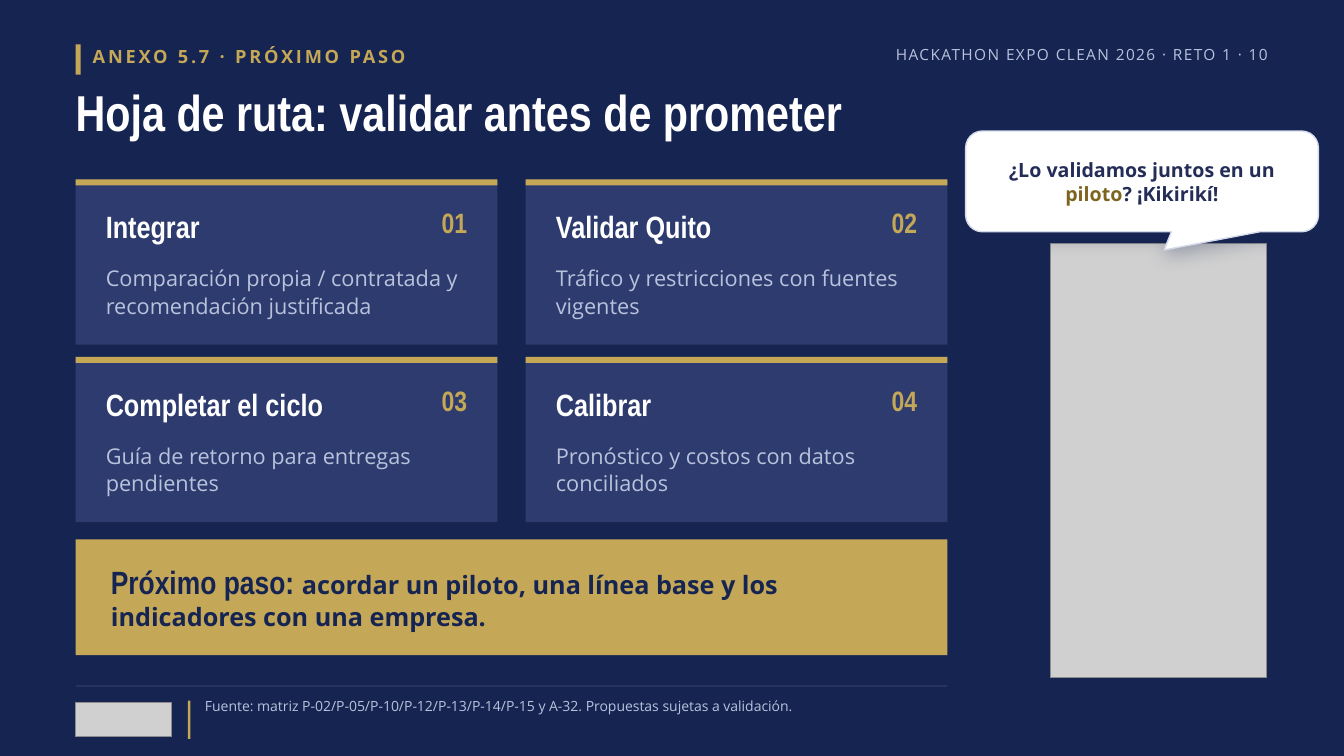
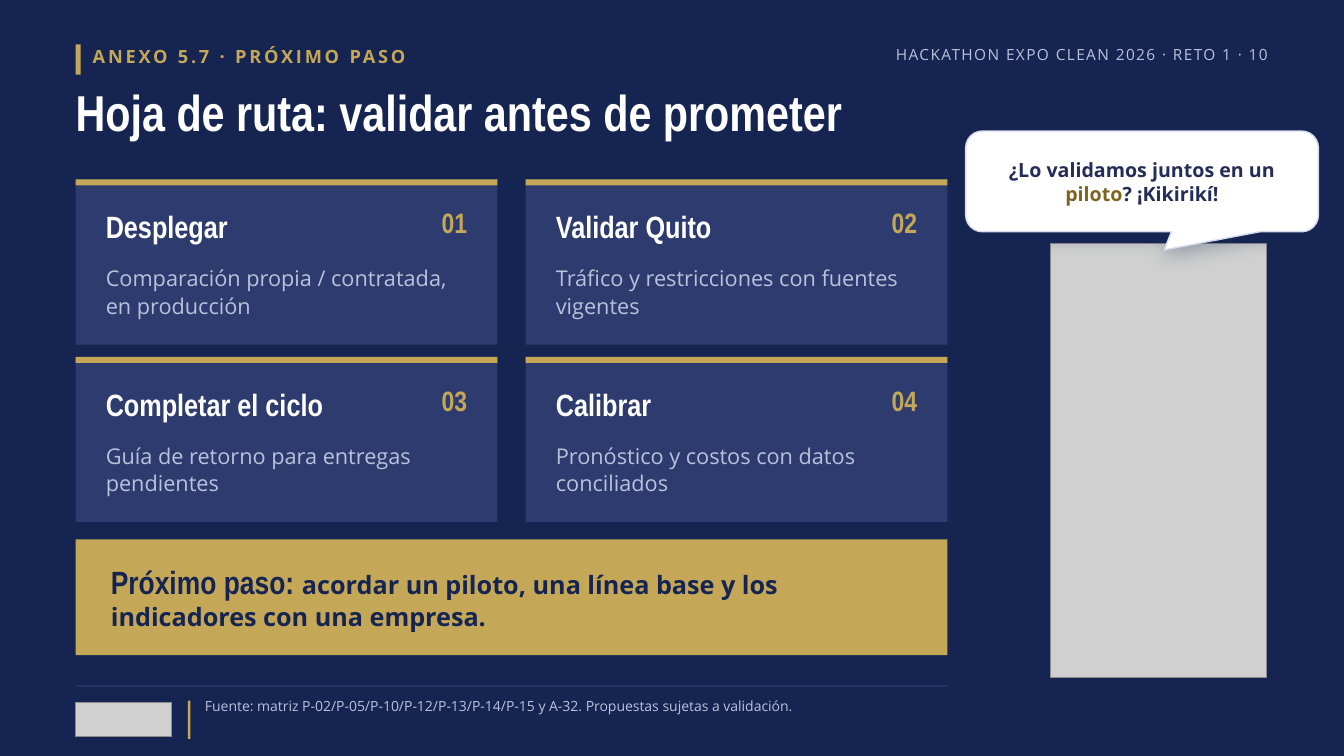
Before and after one commit to bryancito1090/istpetdev-platform, a slide deck: slide 10 of docs/specs/006-validacion-pitch-entrega/materiales/pitch-v3.pptx. Drawn at 1344x756 pixels with LibreOffice and Linux fonts; fonts in the diff are those of the drawing; grey boxes stand for pictures. Boxes give left, top, right and bottom in pixels: in the first picture for what was removed or moved away, otherwise in the second. Text is boxed around its words. In the diff, an @@ line names an element or a change of style, - is before the commit and + after.

```diff
--- a/docs/specs/006-validacion-pitch-entrega/materiales/pitch-v3.pptx
+++ b/docs/specs/006-validacion-pitch-entrega/materiales/pitch-v3.pptx
@@ text at [106,215,228,245]: text changed @@
-Integrar
+Desplegar
@@ text at [106,269,446,319]: text changed @@
-Comparación propia / contratada y recomendación justificada
+Comparación propia / contratada, en producción
```
Also in this commit, not shown: 1 other slide changed, 1 slide added, 1 slide removed, 10 other files.
